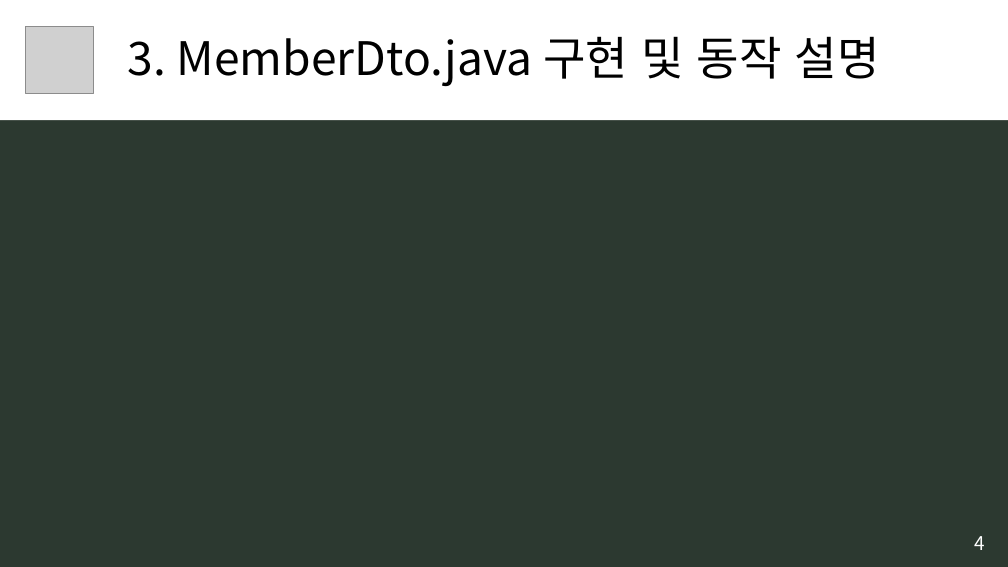
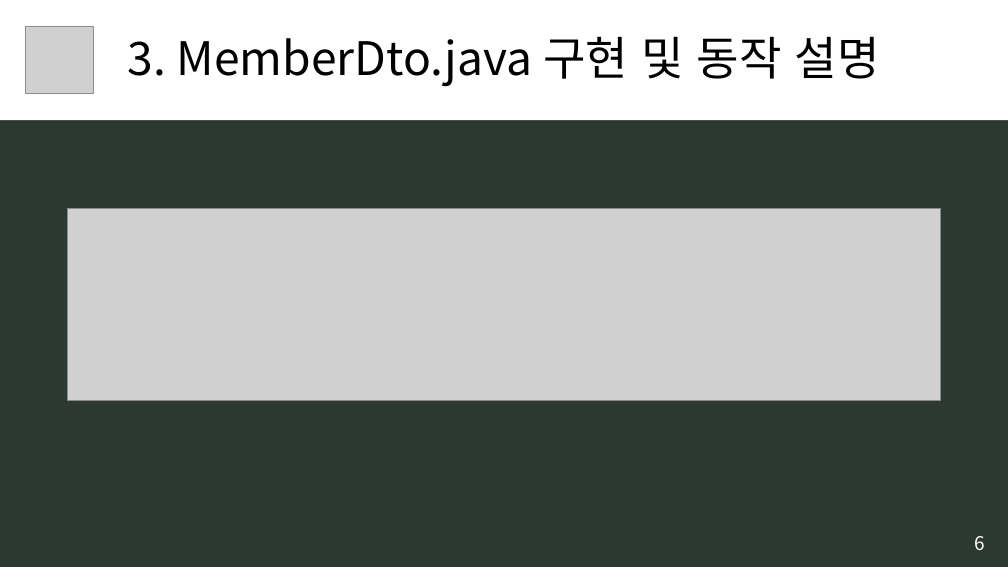
Before and after one commit to B735244/Bigdata_UI_Bogeum, a slide deck: slide 7 of 0. 모듈시험자료/[모듈] 7. 서버프로그램 구현.pptx (slide 5 before the commit). Drawn at 1008x567 pixels with LibreOffice and Linux fonts; fonts in the diff are those of the drawing; grey boxes stand for pictures. Boxes give left, top, right and bottom in pixels: in the first picture for what was removed or moved away, otherwise in the second. Text is boxed around its words. In the diff, an @@ line names an element or a change of style, - is before the commit and + after.

```diff
--- a/0. 모듈시험자료/[모듈] 7. 서버프로그램 구현.pptx
+++ b/0. 모듈시험자료/[모듈] 7. 서버프로그램 구현.pptx
@@ picture added at box(67, 209, 940, 400) @@
@@ text at box(975, 536, 985, 550): text changed @@
-4
+6
```
Also in this commit, not shown: 9 other slides changed, 7 slides added, 14 other files.
